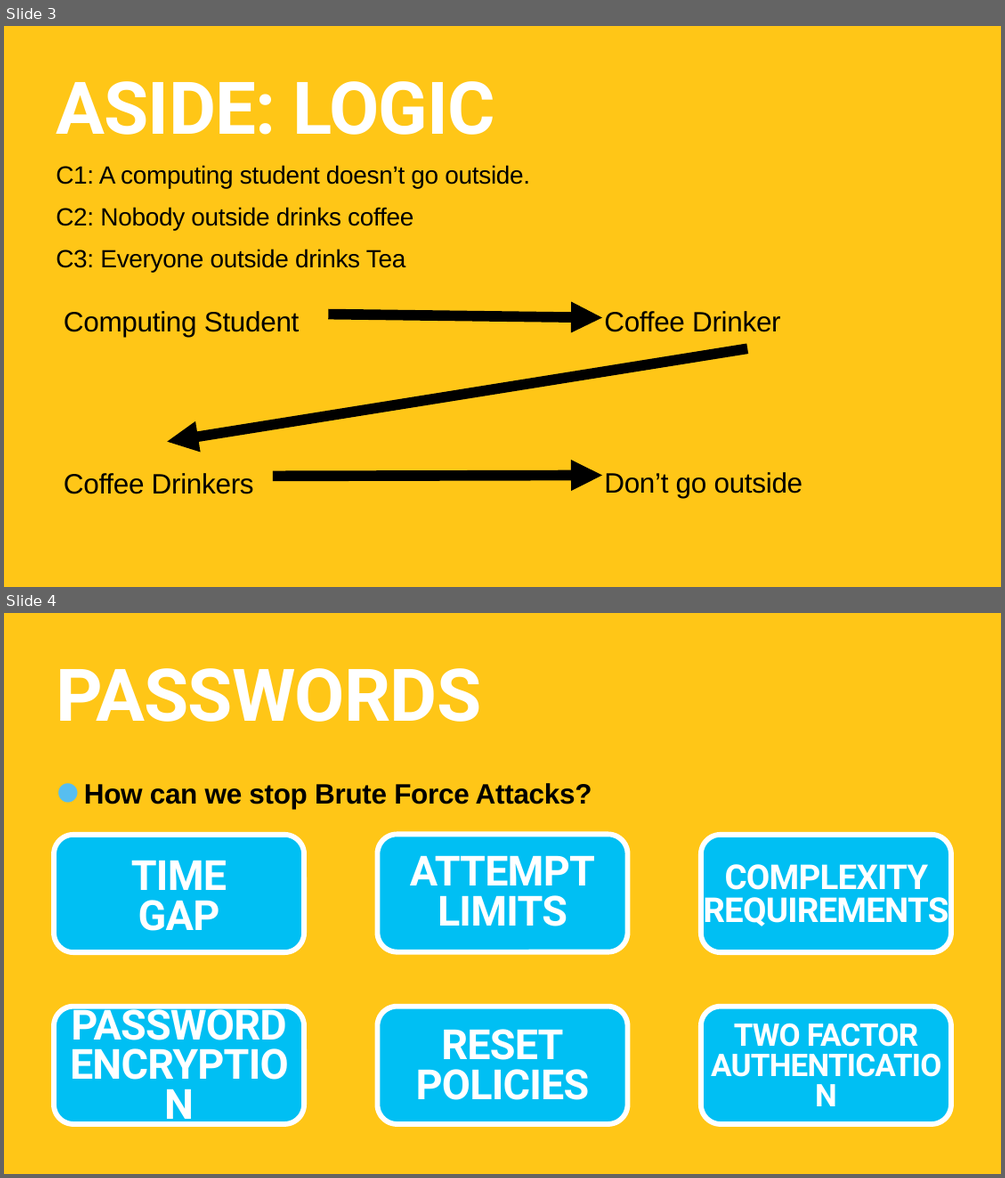
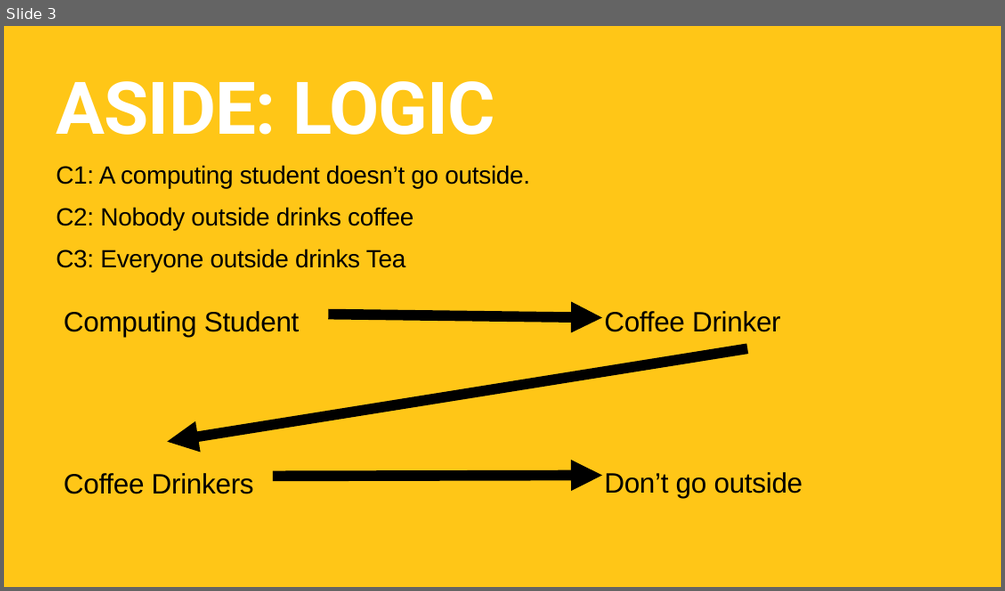
Before and after one commit to TommyWoodley/teaching, a slide deck: ALevel/BigO/BigOPresentation.pptx. Shown one above the other, each under a label of ours: slides 3 and 4 before the commit, slide 3 after it. The pictures are 1005x1178 and 1005x591 pixels, drawn with LibreOffice and Linux fonts; fonts in the diff are those of the drawing. Boxes give left, top, right and bottom in pixels: in the first picture for what was removed or moved away, otherwise in the second. Text is boxed around its words. In the diff, an @@ line names an element or a change of style, - is before the commit and + after.

Commit message:
big o complexity presentation

```diff
--- a/ALevel/BigO/BigOPresentation.pptx
+++ b/ALevel/BigO/BigOPresentation.pptx
@@ slide 4 removed at (4,613,1001,1174), background #FFC617 @@
@@ title removed at (56,668,481,722) @@
-PASSWORDS
@@ text removed at (84,783,592,809) @@
-• How can we stop Brute Force Attacks?
@@ rounded rectangle removed at (54,835,304,952) @@
@@ rounded rectangle removed at (378,834,627,951) @@
@@ rounded rectangle removed at (701,835,951,952) @@
@@ text removed at (131,860,226,931) @@
-TIME
-GAP
@@ text removed at (410,855,595,926) @@
-ATTEMPT
-LIMITS
@@ text removed at (703,864,948,931) @@
-COMPLEXITY REQUIREMENTS
@@ rounded rectangle removed at (54,1006,304,1124) @@
@@ text removed at (71,1001,286,1048) @@
-PASSWORD
-ENCRYPTION
@@ rounded rectangle removed at (378,1006,627,1124) @@
@@ rounded rectangle removed at (701,1006,951,1124) @@
@@ text removed at (416,1029,590,1100) @@
-RESET
-POLICIES
@@ text removed at (734,1022,918,1054) @@
-TWO FACTOR
-AUTHENTICATION
```
Also in this commit, not shown: 8 slides added, 9 other slides removed.
